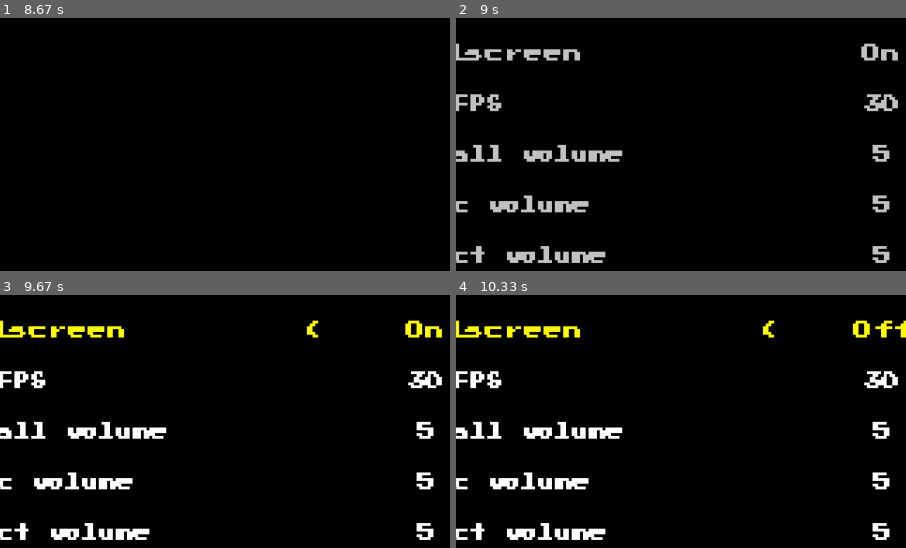
Above: before the commit, frames 1-4 (two rows, left to right).
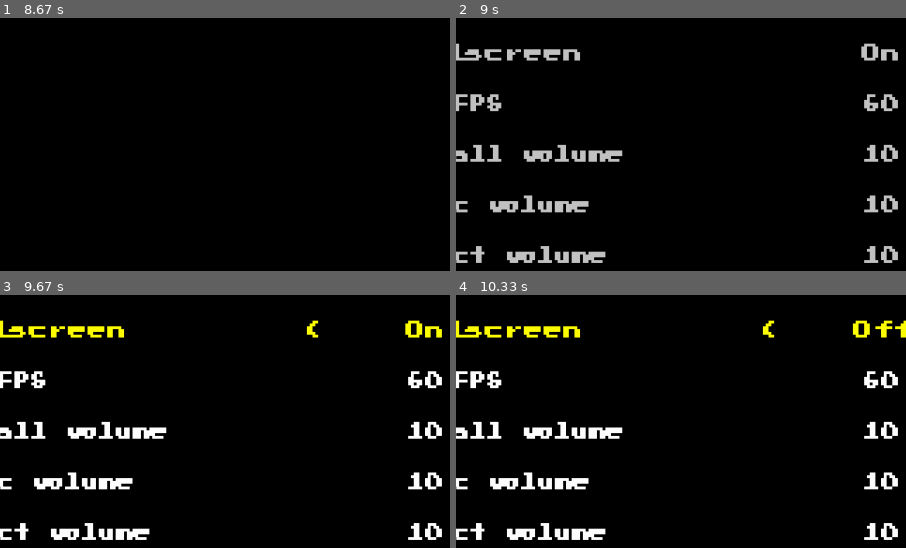
Above: after the commit, the same moments.

Repository: ShiratoDesu/evog_pygame
Game: pygame game, started from game.py
Same seed, same stepped clock (60 frames per second), same inputs: the game is played once before the commit and once after it.
Inputs:
- Up to frame 1 (8.67 s): tap Enter at 2, 8.3 s; hold Down 4.9-5.37 s; hold Up 5.83-6.2 s; hold Down 6.9-7.27 s; hold Up from 8.63 s (still down)
- Up to frame 2 (9 s): release Up at 8.93 s
- Up to frame 3 (9.67 s): tap Enter at 9.47 s
- Up to frame 4 (10.33 s): hold Left from 9.8 s (still down)
The pictures show only the part of the screen within x 28-78%, y 28-78%; the shares and areas given below are measured in that part.

Frame 1 is identical in both runs. In frame 2, 1.1% of the frame differs, in the area x 90-99%, y 30-97%; in frame 3, 1.2%; in frame 4, 1.2%.

Commit message:
finished options

Diff:
--- a/assets/sound.py
+++ b/assets/sound.py
@@ -40,8 +40,8 @@
     def play_music(self, music_path, time=-1):
         volume = self.overall_volume * self.music_volume
         pygame.mixer.music.load(music_path)
+        pygame.mixer.music.set_volume(volume)
         pygame.mixer.music.play(time)
-        pygame.mixer.music.set_volume(volume)
 
     def queue_music(self, music_path, time=-1):
         pygame.mixer.music.queue(music_path, "next", time)
@@ -52,5 +52,5 @@
     def play_sound(self, sound_path):
         volume = self.overall_volume * self.effect_volume
         sound_effect = pygame.mixer.Sound(sound_path)
+        sound_effect.set_volume(volume)
         sound_effect.play()
-        sound_effect.set_volume(volume)
--- a/game.py
+++ b/game.py
@@ -24,12 +24,15 @@
         self.load_saved()
 
         self.GAME_W, self.GAME_H = 320, 180
-        self.SCREEN_W, self.SCREEN_H = 1280, 720
-        self.game_canvas = pygame.Surface((self.GAME_W, self.GAME_H))
+        self.DEFAULT_W, self.DEFAULT_H = 1280, 720
+        self.canvas = pygame.Surface((self.GAME_W, self.GAME_H))
         if self.setting_value["fullscreen"] == True:
+            monitor = pygame.display.Info()
+            self.SCREEN_W, self.SCREEN_H = monitor.current_w, monitor.current_h
             self.screen = pygame.display.set_mode(
                 (self.SCREEN_W, self.SCREEN_H), pygame.FULLSCREEN)
         else:
+            self.SCREEN_W, self.SCREEN_H = self.DEFAULT_W, self.DEFAULT_H
             self.screen = pygame.display.set_mode(
                 (self.SCREEN_W, self.SCREEN_H))
 
@@ -100,9 +103,9 @@
         self.reset_keys()
 
     def render(self):
-        self.state_stack[-1].render(self.game_canvas)
+        self.state_stack[-1].render(self.canvas)
         self.screen.blit(pygame.transform.scale(
-            self.game_canvas, (self.SCREEN_W, self.SCREEN_H)), (0, 0))
+            self.canvas, (self.SCREEN_W, self.SCREEN_H)), (0, 0))
         pygame.display.flip()
 
 # Game Section
@@ -121,9 +124,12 @@
 
     def change_resolution(self):
         if self.setting_value["fullscreen"] == True:
+            monitor = pygame.display.Info()
+            self.SCREEN_W, self.SCREEN_H = monitor.current_w, monitor.current_h
             self.screen = pygame.display.set_mode(
                 (self.SCREEN_W, self.SCREEN_H), pygame.FULLSCREEN)
         else:
+            self.SCREEN_W, self.SCREEN_H = self.DEFAULT_W, self.DEFAULT_H
             self.screen = pygame.display.set_mode(
                 (self.SCREEN_W, self.SCREEN_H))
         self.render()
--- a/saved/setting.txt
+++ b/saved/setting.txt
@@ -1 +1 @@
-{"fullscreen": true, "max_fps": 30, "overall_sound": 0.5, "music_sound": 1, "effect_sound": 1}
+{"fullscreen": true, "max_fps": 60, "overall_sound": 0.5, "music_sound": 1.0, "effect_sound": 1.0}
--- a/states/menus/options_menu.py
+++ b/states/menus/options_menu.py
@@ -21,9 +21,9 @@
         self.setted_value = (
             [7, self.fullscreen, "white", .75, .35, 2],
             [6, self.max_fps, "white", .75, .45, 3],
-            [6, self.overall_volume, "white", .75, .55, 2],
-            [6, self.music_volume, "white", .75, .65, 5],
-            [6, self.effect_volume, "white", .75, .75, 5],
+            [6, self.overall_volume, "white", .75, .55, 11],
+            [6, self.music_volume, "white", .75, .65, 11],
+            [6, self.effect_volume, "white", .75, .75, 11],
         )
 
         self.menu_index = 0
@@ -94,11 +94,11 @@
             self.fullscreen = "Off"
         self.max_fps = self.game.setting_value["max_fps"]
         self.overall_volume = int(
-            self.game.setting_value["overall_sound"] * 10)
+            self.game.setting_value["overall_sound"] * 20)
         self.music_volume = int(
-            (self.game.setting_value["music_sound"] / 1) * 5)
+            self.game.setting_value["music_sound"] * 10)
         self.effect_volume = int(
-            (self.game.setting_value["effect_sound"] / 1) * 5)
+            self.game.setting_value["effect_sound"] * 10)
 
     # assign value of variable to setted_value list
     def update_setted_value(self):
@@ -132,11 +132,11 @@
         elif self.options[self.menu_index][1] == "Max FPS":
             self.max_fps_choice(actions)
         elif self.options[self.menu_index][1] == "Overall volume":
-            pass
+            self.overall_volume_choice(actions)
         elif self.options[self.menu_index][1] == "Music volume":
-            pass
+            self.music_volume_choice(actions)
         elif self.options[self.menu_index][1] == "Effect volume":
-            pass
+            self.effect_volume_choice(actions)
 
     # draw setting options when selected
     def draw_setting(self):
@@ -174,6 +174,7 @@
     def get_setable_value(self):
         fullscreen_value = ["Off", "On"]
         max_fps_value = [30, 60]
+        volume = [0, 1, 2, 3, 4, 5, 6, 7, 8, 9 ,10]
 
         # create fullscreen setting list
         if self.options[self.menu_index][1] == "Fullscreen":
@@ -183,6 +184,18 @@
         elif self.options[self.menu_index][1] == "Max FPS":
             self.create_setable(max_fps_value, self.max_fps)
 
+        # create overall volume setting list
+        elif self.options[self.menu_index][1] == "Overall volume":
+            self.create_setable(volume, self.overall_volume)
+
+        # create music volume setting list
+        elif self.options[self.menu_index][1] == "Music volume":
+            self.create_setable(volume, self.music_volume)
+
+        # create effect volume setting list
+        elif self.options[self.menu_index][1] == "Effect volume":
+            self.create_setable(volume, self.effect_volume)
+
     # method to run when fullscreen is selected
     def fullscreen_choice(self, actions):
 
@@ -193,22 +206,18 @@
         self.fullscreen = self.setable_value[self.setting_index]
 
         # if player press enter to change value that not last value
-        if actions["enter"] & (self.fullscreen != last_setting):
-            self.play_confirm_sound()
+        if self.fullscreen != last_setting:
             if self.fullscreen == "On":
                 self.game.setting_value["fullscreen"] = True
             elif self.fullscreen == "Off":
                 self.game.setting_value["fullscreen"] = False
 
-            self.game.change_resolution()
-            self.is_setting = False
-
-        # if player press escape while setting
-        if actions["escape"]:
-            self.play_back_sound()
-            if self.check_confirm("Discard change?", 6):
-                self.fullscreen = last_setting
-                self.is_setting = False
+        self.game.change_resolution()
+
+        # exit setting
+        if actions["enter"] or actions["escape"]:
+            self.play_confirm_sound()
+            self.is_setting = False
 
     # method to run when max fps is selected
     def max_fps_choice(self, actions):
@@ -220,23 +229,82 @@
         self.max_fps = self.setable_value[self.setting_index]
 
         # if player press enter to change value that not last value
-        if actions["enter"] & (self.max_fps != last_setting):
-            self.play_confirm_sound()
-            last_value = self.game.setting_value["max_fps"]
-            if self.max_fps == 30:
-                self.game.setting_value["max_fps"] = 30
-            elif self.max_fps == 60:
-                self.game.setting_value["max_fps"] = 60
-
-            # ask player to keep change and do below if player not keep
-            if self.check_confirm("Keep change?", 6) != True:
-                self.game.setting_value["max_fps"] = last_value
-                self.max_fps = last_setting
-            self.is_setting = False
-
-        # if player press escape while setting
-        if actions["escape"]:
-            self.play_back_sound()
-            if self.check_confirm("Discard change?", 6):
-                self.max_fps = last_setting
-                self.is_setting = False
+        if self.max_fps != last_setting:
+            for value in self.setable_value:
+                if self.max_fps == value:
+                    self.game.setting_value["max_fps"] = value
+
+        # exit setting
+        if actions["enter"] or actions["escape"]:
+            self.play_confirm_sound()
+            self.is_setting = False
+
+    # method to run when overall volume is selected
+    def overall_volume_choice(self, actions):
+
+        # get last value before changed
+        last_setting = self.setable_value[self.last_setting_index]
+
+        # set value
+        self.overall_volume = self.setable_value[self.setting_index]
+
+        # if player press enter to change value that not last value
+        if self.overall_volume != last_setting:
+            for value in self.setable_value:
+                if self.overall_volume == value:
+                    self.game.setting_value["overall_sound"] = value / 20
+
+        self.sound.overall_volume = self.game.setting_value["overall_sound"]
+        new_volume = self.sound.overall_volume * self.sound.music_volume
+        pygame.mixer.music.set_volume(new_volume)
+
+        # exit setting
+        if actions["enter"] or actions["escape"]:
+            self.play_confirm_sound()
+            self.is_setting = False
+
+    # method to run when music volume is selected
+    def music_volume_choice(self, actions):
+
+        # get last value before changed
+        last_setting = self.setable_value[self.last_setting_index]
+
+        # set value
+        self.music_volume = self.setable_value[self.setting_index]
+
+        # if player press enter to change value that not last value
+        if self.music_volume != last_setting:
+            for value in self.setable_value:
+                if self.music_volume == value:
+                    self.game.setting_value["music_sound"] = value / 10
+
+        self.sound.music_volume = self.game.setting_value["music_sound"]
+        new_volume = self.sound.overall_volume * self.sound.music_volume
+        pygame.mixer.music.set_volume(new_volume)
+
+        # exit setting
+        if actions["enter"] or actions["escape"]:
+            self.play_confirm_sound()
+            self.is_setting = False
+
+    # method to run when music volume is selected
+    def effect_volume_choice(self, actions):
+
+        # get last value before changed
+        last_setting = self.setable_value[self.last_setting_index]
+
+        # set value
+        self.effect_volume = self.setable_value[self.setting_index]
+
+        # if player press enter to change value that not last value
+        if self.effect_volume != last_setting:
+            for value in self.setable_value:
+                if self.effect_volume == value:
+                    self.game.setting_value["effect_sound"] = value / 10
+
+        self.sound.effect_volume = self.game.setting_value["effect_sound"]
+
+        # exit setting
+        if actions["enter"] or actions["escape"]:
+            self.play_confirm_sound()
+            self.is_setting = False
--- a/states/state.py
+++ b/states/state.py
@@ -7,9 +7,9 @@
     def __init__(self, game) -> None:
         self.game = game
         self.prev_state = None
-        self.CANVAS_W, self.CANVAS_H = game.game_canvas.get_size()
+        self.CANVAS_W, self.CANVAS_H = game.canvas.get_size()
         self.screen_w, self.screen_h = game.screen.get_size()
-        self.canvas = game.game_canvas
+        self.canvas = game.canvas
         self.screen = game.screen
 
         self.sound = Sound(game.setting_value["overall_sound"],
